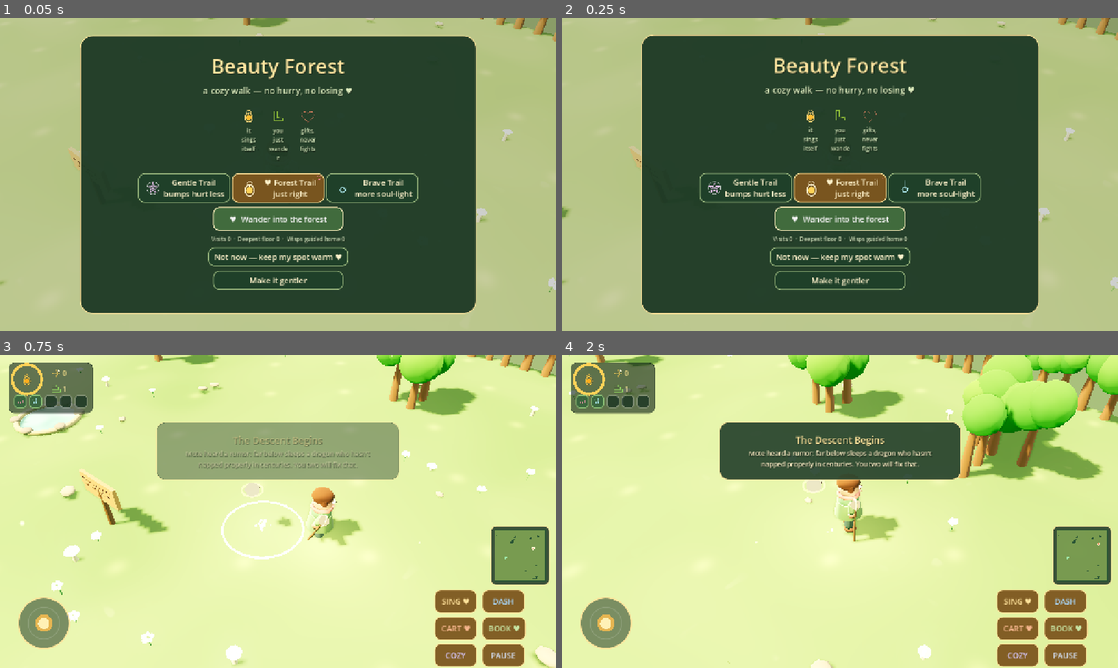
Above: before the commit, frames 1-4 (two rows, left to right).
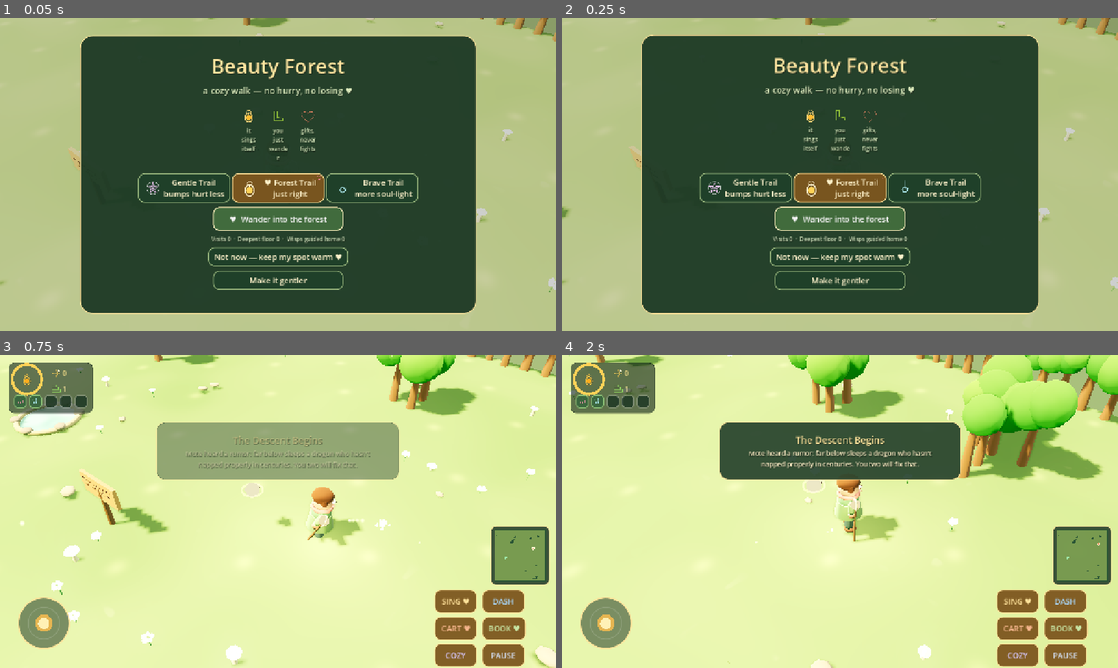
Above: after the commit, the same moments.

Repository: mlibre/beauty-forest
Game: Godot game, scene res://scenes/main.tscn
Same seed, same stepped clock (60 frames per second), same inputs: the game is played once before the commit and once after it.
Inputs (mouse positions are in pixels of both pictures, inside the frame that each line leads up to):
- Up to frame 1 (0.05 s): no input
- Up to frame 2 (0.25 s): no input
- Up to frame 3 (0.75 s): tap Enter (ui_accept) at 0.5 s; move the mouse to (400, 495) at 0.52 s; hold D (bf_right) from 0.53 s (still down); tap Shift (bf_dash) at 0.6 s; click (400, 495) at 0.67 s
- Up to frame 4 (2 s): tap F (bf_shop) at 0.77 s; release D (bf_right) at 1.25 s; drag from (606, 624) to (812, 574) at 1.27 s

The runs differ from the first frame. In frame 3, 0.4% of the frame differs, in the area x 39-71%, y 46-66%; in frame 4, nothing differs.

Commit message:
feat(feel): the walk answers the hand — dash trails, breathing menus, notch-safe HUD
- A dash now paints its whole path: the new CozyVFX.trail streaks from where
  the hero left to where the slide ends (reduced motion keeps the old soft
  arrival only), and the level-up draft's pick crowns the hero with the new
  sparkle_crown fanfare.
- Screens arrive like leaves settling: a quick fade on every overlay card,
  and the title card alone breathes in a slow loop (AGENTS.md: menus are
  alive) — stopped the instant another screen owns the card, and skipped
  entirely under reduced motion.
- Draft cards deal in sequence, one breath apart, instead of popping at once.
- The responsive pass now reads the display's safe area and lifts the
  vitals ring, minimap corner and log strip off notches and bars (canvas-
  scaled; zero insets on desktop, so every existing layout check is
  unaffected).

Diff:
--- a/scripts/game_ui_layout.gd
+++ b/scripts/game_ui_layout.gd
@@ -12,19 +12,39 @@
 ## Responsive placement for every HUD and modal control, plus the helpers that
 ## measure the real parent rect instead of trusting pre-tree anchor offsets.
 
+## The display's cut-outs and bars, in canvas pixels, as (left, top, right,
+## bottom). Desktop windows report their own bounds, so every margin is zero
+## and nothing moves; a phone's notch lifts the HUD off the glass. The stretch
+## transform is approximated with the smaller axis ratio, which is exact for
+## the canvas_items stretch at the aspect ratios phones actually rotate to.
+func _safe_margins(canvas: Vector2) -> Vector4:
+    var window := Vector2(DisplayServer.window_get_size())
+    if window.x <= 1.0 or window.y <= 1.0:
+        return Vector4.ZERO
+    var area := DisplayServer.get_display_safe_area()
+    if area.size.x <= 0.0 or area.size.y <= 0.0:
+        return Vector4.ZERO
+    var scale := minf(canvas.x / window.x, canvas.y / window.y)
+    return Vector4(
+        maxf(0.0, area.position.x) * scale,
+        maxf(0.0, area.position.y) * scale,
+        maxf(0.0, window.x - area.end.x) * scale,
+        maxf(0.0, window.y - area.end.y) * scale)
+
 func _fit_layout() -> void:
     # Responsive pass: place the vitals ring, minimap, log and both modal cards
     # so small/portrait windows show controls, not clipped panels.
     if _root == null or _overlay_card == null:
         return
     var viewport_size := _parent_size()
+    var safe := _safe_margins(viewport_size)
     var small_height := viewport_size.y < 600.0
     # The two corner word-cards are gone, so a short window no longer has to
     # choose between them: the compact decision is now only "is there room for
     # the map and the chatter?" — both pictures and words yield at the same size.
     _compact_hud = viewport_size.y < 320.0 or (_text_scale > 1.25 and viewport_size.y < 600.0)
     if is_instance_valid(_vitals):
-        _vitals.position = Vector2(8.0, 8.0) if _compact_hud else Vector2(18.0, 16.0)
+        _vitals.position = (Vector2(8.0, 8.0) if _compact_hud else Vector2(18.0, 16.0)) + Vector2(safe.x, safe.y)
     if is_instance_valid(_minimap):
         _minimap.visible = not _compact_hud
         var map_side := clampf(minf(viewport_size.x, viewport_size.y) * 0.19, 96.0, 172.0 if not small_height else 132.0)
@@ -39,8 +59,8 @@
         # touchscreen. Try the corner, then straight above the cluster, then
         # beside it; the map yields rather than hide underneath the buttons.
         var corner := Vector2(
-            maxf(0.0, viewport_size.x - map_rect.size.x - 14.0),
-            maxf(0.0, viewport_size.y - map_rect.size.y - 14.0)
+            maxf(safe.x + 8.0, viewport_size.x - map_rect.size.x - 14.0 - safe.z),
+            maxf(safe.y + 8.0, viewport_size.y - map_rect.size.y - 14.0 - safe.w)
         )
         var cluster := _touch_cluster_rect()
         var map_spot := corner
@@ -71,7 +91,7 @@
         # Lift it above the stick, slide it beside it, and let it yield rather
         # than overlap.
         var log_rect := _effective_rect(_log_label)
-        var log_spot := Vector2(16.0, maxf(8.0, viewport_size.y - log_rect.size.y - 26.0))
+        var log_spot := Vector2(16.0 + safe.x, maxf(8.0 + safe.y, viewport_size.y - log_rect.size.y - 26.0 - safe.w))
         var joystick := _joystick_rect()
         if joystick.size.x > 1.0:
             var cluster_rect := _touch_cluster_rect()
@@ -338,6 +358,40 @@
     _overlay_card.visible = true
     _overlay_card.modulate.a = 1.0
     _fit_layout()
+    if for_menu:
+        # The menu card skips the settle and goes straight to breathing: it is
+        # the one screen meant to feel alive before anything happens.
+        _breathe_menu()
+    else:
+        _stop_menu_breath()
+        _settle_in(_overlay_card)
+
+## A card arrives like a leaf settling: a quick fade, then perfectly still.
+## Instant when reduced motion is on -- gentler means calmer, not uglier.
+func _settle_in(card: Control) -> void:
+    if _reduced_motion:
+        return
+    card.modulate.a = 0.0
+    var settle := card.create_tween()
+    settle.tween_property(card, "modulate:a", 1.0, 0.18).set_trans(Tween.TRANS_SINE).set_ease(Tween.EASE_OUT)
+
+## The title card breathes, slowly, forever: one gentle loop, no bounce, no
+## attention grab. Stopped the moment any other screen owns the card.
+func _breathe_menu() -> void:
+    _stop_menu_breath()
+    if _reduced_motion:
+        return
+    _menu_breath = create_tween()
+    _menu_breath.set_loops()
+    _menu_breath.tween_property(_overlay_card, "modulate:a", 0.93, 1.7).set_trans(Tween.TRANS_SINE).set_ease(Tween.EASE_IN_OUT)
+    _menu_breath.tween_property(_overlay_card, "modulate:a", 1.0, 1.7).set_trans(Tween.TRANS_SINE).set_ease(Tween.EASE_IN_OUT)
+
+func _stop_menu_breath() -> void:
+    if _menu_breath != null and _menu_breath.is_valid():
+        _menu_breath.kill()
+    _menu_breath = null
+    if is_instance_valid(_overlay_card):
+        _overlay_card.modulate.a = 1.0
 
 func _dismiss_beat_ring() -> void:
     ## The beat ring is a live gameplay affordance ("press E on the gold") and
--- a/scripts/game_ui_panels.gd
+++ b/scripts/game_ui_panels.gd
@@ -458,6 +458,7 @@
 ## menu's light scrim under a panel, stacking two darkening rects on top of
 ## each other -- so `close_panels` clears all of them by name.
 func close_panels() -> void:
+    _stop_menu_breath()
     _menu_scrim.visible = false
     _shop_scrim.visible = false
     _shop_card.visible = false
--- a/scripts/game_ui_screens.gd
+++ b/scripts/game_ui_screens.gd
@@ -183,6 +183,13 @@
         var pick := func(): boon_picked.emit(String(offer.get("key", "")))
         card.pressed.connect(pick)
         cards.add_child(card)
+        # Each gift arrives a breath after the last, so the draft reads as
+        # Mote dealing three cards rather than three things popping at once.
+        if not _reduced_motion:
+            card.modulate.a = 0.0
+            var arrive := card.create_tween()
+            arrive.tween_property(card, "modulate:a", 1.0, 0.24).set_delay(0.08 + index * 0.07) \
+                .set_trans(Tween.TRANS_SINE).set_ease(Tween.EASE_OUT)
     _overlay_content.add_child(cards)
     _overlay_content.add_child(_centered_label("The forest waits. Pick whichever feels right.", 15, Color("#cbdcb7")))
     _fit_layout()
--- a/scripts/game_ui_state.gd
+++ b/scripts/game_ui_state.gd
@@ -87,6 +87,8 @@
 var _beat_inner: Panel
 var _warm_flash: ColorRect
 var _settings: Dictionary = {}
+## The title card's slow breathing loop; null everywhere else.
+var _menu_breath: Tween
 var _selected_style := "standard"
 var _toast_queue: Array[Dictionary] = []
 var _toast_active := false
--- a/scripts/run_combat.gd
+++ b/scripts/run_combat.gd
@@ -420,6 +420,10 @@
     audio.play_footstep()
 
 func _on_player_dashed(world_position: Vector3, direction: Vector3) -> void:
-    CozyVFX.burst(world, world_position + Vector3.UP * 0.25, Color("#f0d8a4"), 20, 1.8, 0.75)
-    CozyVFX.ring(world, world_position + Vector3.UP * 0.1, Color("#ffe3a0"), 1.8, 0.45)
+    # The dash paints its whole path, not just its start: a comet streak from
+    # where the hero left to where the slide ends, then the soft arrival.
+    var landing := world_position + direction * player.move_speed * 2.6 * 0.28
+    CozyVFX.trail(world, world_position + Vector3.UP * 0.4, landing + Vector3.UP * 0.4,
+        Color("#f0d8a4"), 7, bool(settings.get("reduced_motion", false)))
+    CozyVFX.burst(world, landing + Vector3.UP * 0.25, Color("#f0d8a4"), 16, 1.6, 0.7)
     audio.play_dash()
Not shown, added: tests/regression_growth.gd.uid
